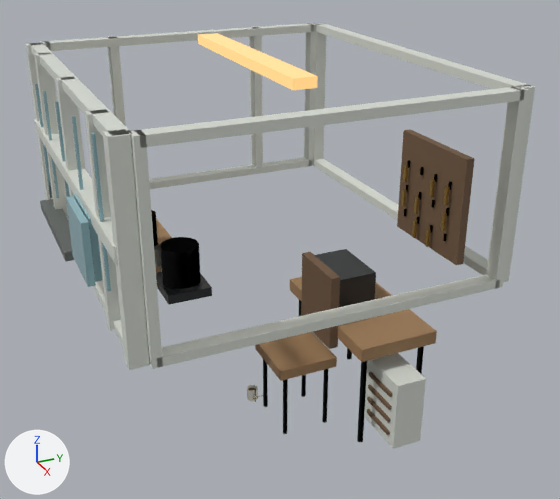
Renders of the glTF model public/assets/booth-guard-props.glb from each side of a commit.
The view is the same before and after, from a camera (50 mm lens) standing at (4.97, -2.01, 3.79) and looking at (0.1, 0.18, 1.36). Every picture has the same lights, and +X, +Y and +Z are marked at lower left. The older version comes first. Vertices at exactly the same position are counted once.

Before the edit, the objects in view are built like this:
```python
ob_yard_booth_glazing = bpy.data.objects.new('yard_booth_glazing', me_yard_booth_glazing)
ob_yard_booth_glazing.location = (0.0, 0.0, 0.0)
ob_yard_booth_interior = bpy.data.objects.new('yard_booth_interior', me_yard_booth_interior)
ob_yard_booth_interior.location = (0.0, 0.0, 0.0)
ob_yard_booth_practicals = bpy.data.objects.new('yard_booth_practicals', me_yard_booth_practicals)
ob_yard_booth_practicals.location = (0.0, 0.0, 0.0)
```
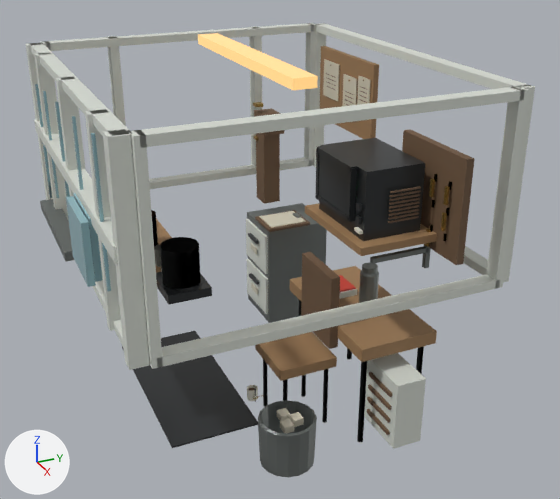
Boxes [x1, y1, x2, y2] around the edits, measured in the pictures (560 x 499 px; the box of a moved part takes in the faces that stretch with it):
'yard_booth_workplace', added
    after: [122, 46, 437, 477]
    faces in mat_painted_steel (grey #818684): [247, 203, 431, 477]
    faces in mat_black_lacquer (dark grey #2c2f30): [122, 146, 363, 448]
    faces in mat_worn_wood (brown #9e7c57): [305, 46, 437, 256]
    faces in mat_dark_wood (brown #6f5740): [254, 73, 421, 232]
    faces in mat_paper_label (pale yellow #d1cbb8): [250, 59, 371, 433]
'yard_booth_tv_screen', added
    after: [318, 153, 348, 215]
part 1 of me_yard_booth_interior, moved or reshaped
    before: [315, 249, 376, 307]
    after: [319, 138, 425, 241]

The change, as a list of edits to the scene's bpy script:
```text
Change me_yard_booth_interior:
    where me_yard_booth_interior.from_pydata(...)  # 746 vertices, 1272 faces; spans x -1.31..1.27, y -1.17..1.03, z 0.04..2.31
    used by ob_yard_booth_interior; location = (0.0, 0.0, 0.0)
    me_yard_booth_interior part 1: the loose piece of 8 vertices spanning x -0.08..0.4, y 0.51..0.85, z 0.8..1.16 is scaled about its middle by (1.33, 1.29, 1.33), then moved by (0.46, -0.06, 0.98)
Add me_yard_booth_tv_screen:
    me_yard_booth_tv_screen.from_pydata(...)  # 117 vertices, 192 faces; spans x 0.367..0.793, y 0.351..0.356, z 1.853..2.173
    me_yard_booth_tv_screen.materials.append(mat_black_lacquer)  # dark grey #2c2f30
Add me_yard_booth_workplace:
    me_yard_booth_workplace.from_pydata(...)  # 642 vertices, 1008 faces; spans x -1.32..1.24, y -0.88..1.19, z 0.2..2.59
    me_yard_booth_workplace.materials.append(mat_worn_wood)  # brown #9e7c57
    me_yard_booth_workplace.materials.append(mat_painted_steel)  # grey #818684
    me_yard_booth_workplace.materials.append(mat_dark_wood)  # brown #6f5740
    me_yard_booth_workplace.materials.append(mat_black_lacquer)  # dark grey #2c2f30
    me_yard_booth_workplace.materials.append(mat_ivory)  # white #eae7d8
    me_yard_booth_workplace.materials.append(mat_aged_white_paint)  # light grey #d8ddd4
    me_yard_booth_workplace.materials.append(mat_paper_label)  # pale yellow #d1cbb8
    me_yard_booth_workplace.materials.append(mat_brass)  # orange #ba9750
    me_yard_booth_workplace.materials.append(mat_safety_red)  # red #c53c2c
Add ob_yard_booth_tv_screen:
    ob_yard_booth_tv_screen = bpy.data.objects.new('yard_booth_tv_screen', me_yard_booth_tv_screen)
    ob_yard_booth_tv_screen.location = (0.0, 0.0, 0.0)
Add ob_yard_booth_workplace:
    ob_yard_booth_workplace = bpy.data.objects.new('yard_booth_workplace', me_yard_booth_workplace)
    ob_yard_booth_workplace.location = (0.0, 0.0, 0.0)
```
